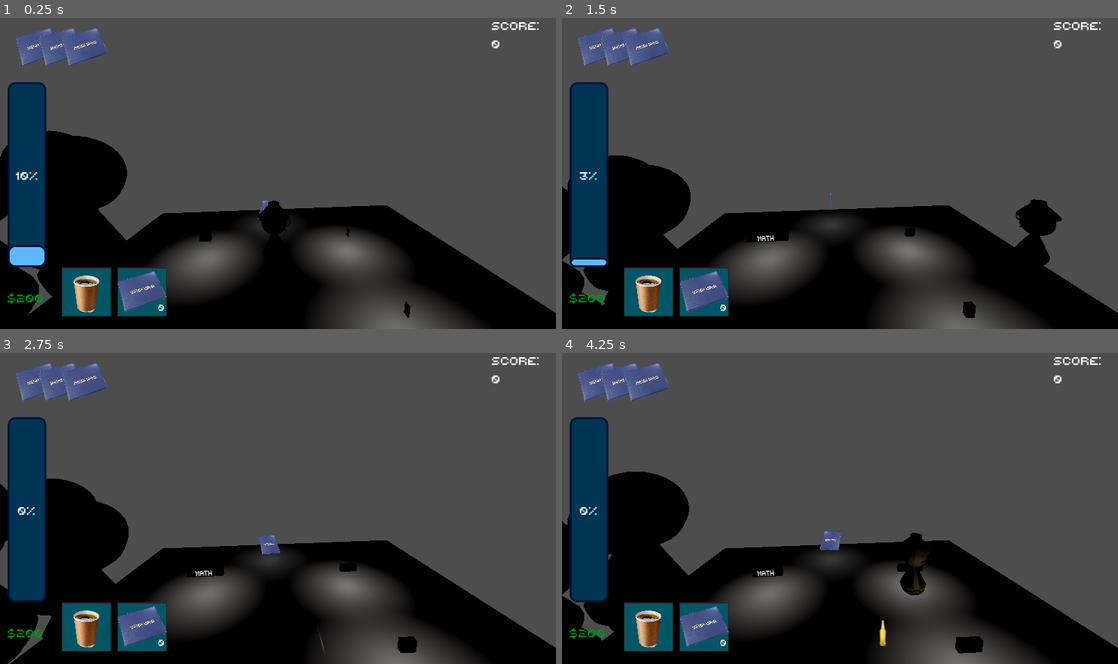
Above: before the commit, frames 1-4 (two rows, left to right).
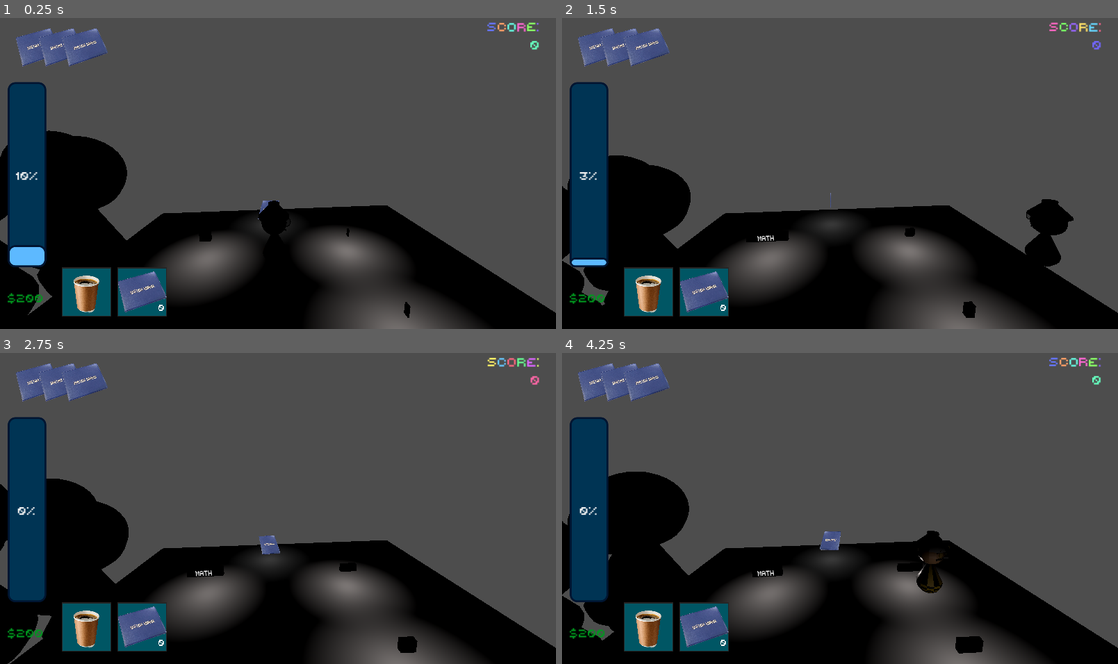
Above: after the commit, the same moments.

Repository: dueip/2024f_gamejam_misis
Game: Godot game, scene res://test_tw.tscn
The game is run twice, just before and just after one commit, with the same random seed, the same clock (stepped at 60 frames per second) and the same inputs.
Inputs (mouse positions are in pixels of both pictures, inside the frame that each line leads up to):
- Up to frame 1 (0.25 s): no input
- Up to frame 2 (1.5 s): tap Enter at 0.5 s; move the mouse to (962, 157) at 0.52 s; hold D (character_right) 0.53-1.28 s; tap Space (character_dash) at 0.6 s; click (962, 157) at 0.67 s; move the mouse to (728, 189) at 1.27 s; hold S (character_back) from 1.28 s (still down); tap Q (character_drop_item) at 1.35 s
- Up to frame 3 (2.75 s): move the mouse to (333, 440) at 2.02 s; release S (character_back) at 2.03 s; hold D (character_right) from 2.03 s (still down); hold Shift (character_run) from 2.03 s (still down)
- Up to frame 4 (4.25 s): move the mouse to (812, 570) at 2.77 s; release D (character_right) at 2.78 s; release Shift (character_run) at 2.78 s; hold W (character_up) 2.78-3.53 s; tap E (character_use_item) at 2.85 s; click (812, 570) at 2.92 s; move the mouse to (1006, 555) at 3.52 s; hold A (character_left) from 3.53 s (still down); tap Space (character_dash) at 3.6 s

The runs differ from the first frame. In frame 1, 0.3% of the frame differs, in the area x 87-97%, y 1-11%; in frame 2, 1.0%; in frame 3, 0.3%; in frame 4, 1.1%, in the area x 57-97%, y 1-95%.

Commit message:
feat: Добавить score теперь меняет цвет и трясется

Diff:
--- /dev/null
+++ b/Score.gd
@@ -0,0 +1,5 @@
+extends RichTextLabel
+
+
+func _process(delta):
+	pass
--- a/in_game_gui.gd
+++ b/in_game_gui.gd
@@ -29,4 +29,5 @@
 	if (stat=="all" or stat=="money"):
 		$Money.text="$" + str(stats.money)
 	if (stat=="all" or stat=="score"):
-		$Score.text="Score:\n" + str(stats.score)
+
+		$Score.text="[right][font_size=35][rainbow freq=1 sat=0.6 val=1][shake rate=20.0 level=5 connected=1]Score:\n" + str(stats.score) + "[/shake][/rainbow][/font_size][right]"
--- a/in_game_gui.tscn
+++ b/in_game_gui.tscn
@@ -3,6 +3,7 @@
 [ext_resource type="Script" path="res://in_game_gui.gd" id="1_bmryf"]
 [ext_resource type="PackedScene" uid="uid://cbkrux0053i8c" path="res://bar/progress_bar.tscn" id="1_ingg5"]
 [ext_resource type="PackedScene" uid="uid://b78nmta87loqj" path="res://inventory/inventory_ui.tscn" id="2_y1k2j"]
+[ext_resource type="Script" path="res://Score.gd" id="4_hs24o"]
 
 [sub_resource type="StyleBoxFlat" id="StyleBoxFlat_ek0r7"]
 bg_color = Color(0, 0.203922, 0.329412, 1)
@@ -31,9 +32,6 @@
 [sub_resource type="LabelSettings" id="LabelSettings_csuxo"]
 font_size = 32
 font_color = Color(0, 0.594905, 0.119609, 1)
-
-[sub_resource type="LabelSettings" id="LabelSettings_xwit1"]
-font_size = 32
 
 [node name="InGameGui" type="Control"]
 process_mode = 4
@@ -88,7 +86,9 @@
 text = "$150"
 label_settings = SubResource("LabelSettings_csuxo")
 
-[node name="Score" type="Label" parent="."]
+[node name="Score" type="RichTextLabel" parent="."]
+process_mode = 3
+custom_minimum_size = Vector2(130, 100)
 layout_mode = 1
 anchors_preset = -1
 anchor_left = 1.0
@@ -97,8 +97,9 @@
 offset_right = -32.0
 offset_bottom = 45.0
 grow_horizontal = 0
-text = "Score:"
-label_settings = SubResource("LabelSettings_xwit1")
+bbcode_enabled = true
+text = "[rainbow freq=1.0 sat = 0.8 val = 0.8]Score:[/rainbow] "
+script = ExtResource("4_hs24o")
 
 [node name="Lives" type="Control" parent="."]
 anchors_preset = 0
